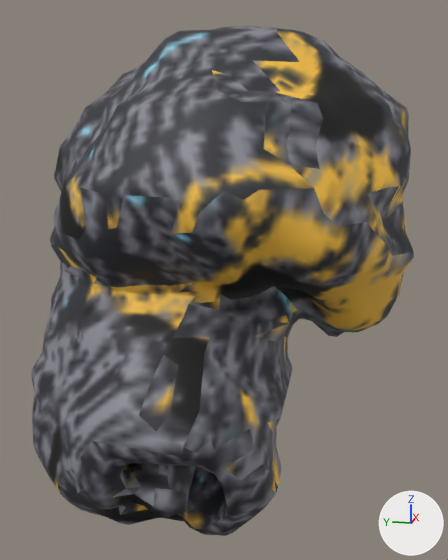
Before and after pictures for a commit that changed the glTF model www/proto3d/models/beth/equipment/fitted/elira/elira_chain_epic_shoulder_R.glb.
Camera for both pictures: a 50 mm lens placed at (-0.925, -0.364, 1.439), pointed at (-0.3, -0.239, 1.283). Lighting does not change. The marker at lower right points along +X, +Y and +Z. The first picture is the older version. Vertices at exactly the same position are counted once.

The first picture shows 'elira_chain_epic_shoulder_R'.
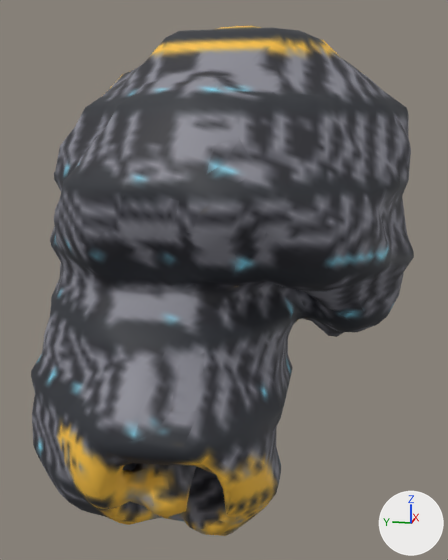
Pixel boxes [x1, y1, x2, y2] of what changed, in the pictures (448 x 560 px; the box of a moved part takes in the faces that stretch with it):
part 1 of me_elira_chain_epic_shoulder_r_hi_001, moved or reshaped (mostly hidden): [123, 103, 350, 480] in both
part 2 of me_elira_chain_epic_shoulder_r_hi_001, surface changed: [31, 26, 414, 536] in both

Patch to the scene script:
```diff
--- a/www/proto3d/models/beth/equipment/fitted/elira/elira_chain_epic_shoulder_R.glb.py
+++ b/www/proto3d/models/beth/equipment/fitted/elira/elira_chain_epic_shoulder_R.glb.py
@@ me_elira_chain_epic_shoulder_r_hi_001 @@
 # used by ob_elira_chain_epic_shoulder_r; location = (0.0, 0.0, 0.0)
-me_elira_chain_epic_shoulder_r_hi_001.from_pydata(...)  # 2470 vertices, 4998 faces; spans x -0.471..-0.127, y -0.431..-0.028, z 1.039..1.547
+me_elira_chain_epic_shoulder_r_hi_001.from_pydata(...)  # 2476 vertices, 5020 faces; spans x -0.471..-0.127, y -0.431..-0.028, z 1.039..1.547
+# me_elira_chain_epic_shoulder_r_hi_001 part 1
+# 11 vertices are removed from x -0.425..-0.161, y -0.338..-0.083, z 1.082..1.455
+# 86 faces are deleted
+# 23 vertices are added at x -0.434..-0.155, y -0.347..-0.083, z 1.081..1.456
+# 110 new faces join them
+# me_elira_chain_epic_shoulder_r_hi_001 part 2: 4853 kept faces spanning x -0.471..-0.127, y -0.431..-0.028, z 1.039..1.547 get new texture (UV) coordinates
+# other edits to the shape of me_elira_chain_epic_shoulder_r_hi_001 do not show in these pictures
 me_elira_chain_epic_shoulder_r_hi_001.materials.append(mat_elira_chain_epic_shoulder_r_mat)
```
